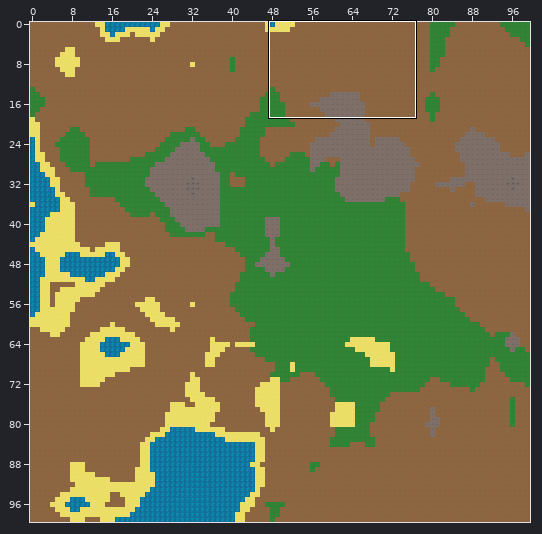
Two states of a Tiled map, Graphics/Tileset/map.tmx. The picture above shows the old version from afar; the outline marks the close-up.
Close-up. The starting point:
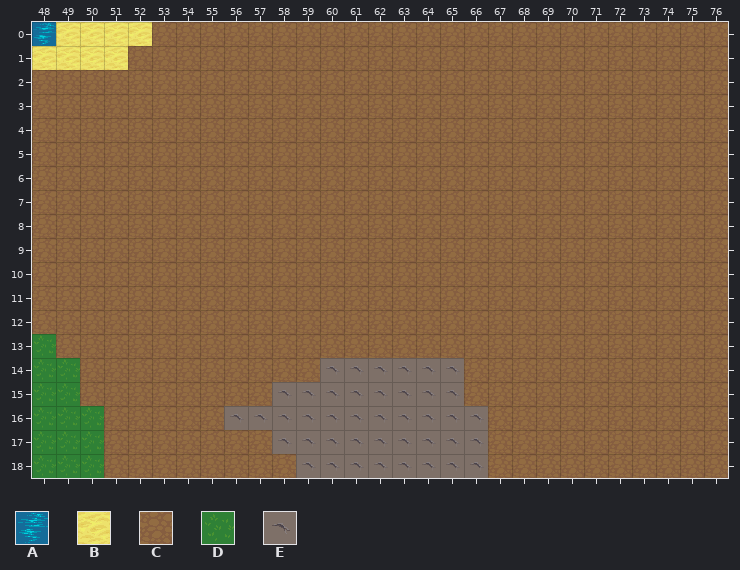
Cells are 32x32 px. Shown: x 48..76, y 0..18. The commit also changed other parts of the map, which this record leaves out.
Key: from "map": A 1, B 2, C 3, D 4, E 5.
_ is an empty cell.
Layer "Tile Layer 1" before, first column x 48:
 0 ABBBBCCCCCCCCCCCCCCCCCCCCCCCC
 1 BBBBCCCCCCCCCCCCCCCCCCCCCCCCC
 2 CCCCCCCCCCCCCCCCCCCCCCCCCCCCC
 3 CCCCCCCCCCCCCCCCCCCCCCCCCCCCC
 4 CCCCCCCCCCCCCCCCCCCCCCCCCCCCC
 5 CCCCCCCCCCCCCCCCCCCCCCCCCCCCC
 6 CCCCCCCCCCCCCCCCCCCCCCCCCCCCC
 7 CCCCCCCCCCCCCCCCCCCCCCCCCCCCC
 8 CCCCCCCCCCCCCCCCCCCCCCCCCCCCC
 9 CCCCCCCCCCCCCCCCCCCCCCCCCCCCC
10 CCCCCCCCCCCCCCCCCCCCCCCCCCCCC
11 CCCCCCCCCCCCCCCCCCCCCCCCCCCCC
12 CCCCCCCCCCCCCCCCCCCCCCCCCCCCC
13 DCCCCCCCCCCCCCCCCCCCCCCCCCCCC
14 DDCCCCCCCCCCEEEEEECCCCCCCCCCC
15 DDCCCCCCCCEEEEEEEECCCCCCCCCCC
16 DDDCCCCCEEEEEEEEEEECCCCCCCCCC
17 DDDCCCCCCCEEEEEEEEECCCCCCCCCC
18 DDDCCCCCCCCEEEEEEEECCCCCCCCCC
After the commit:
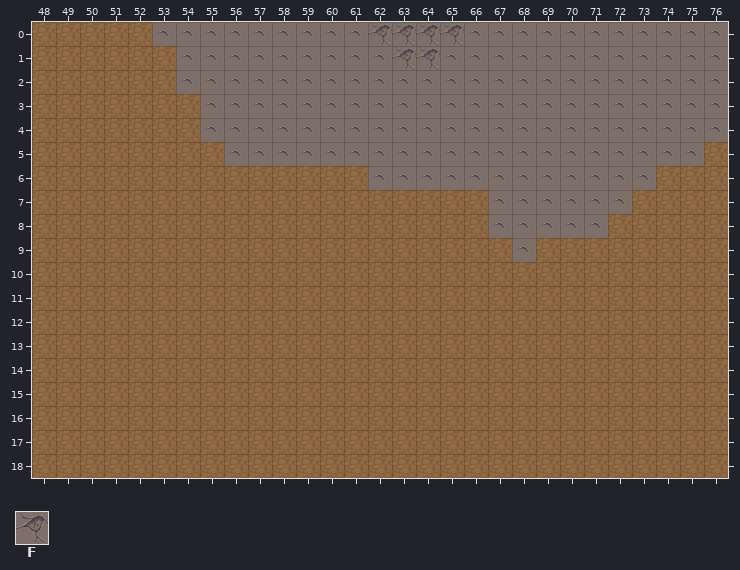
Further tiles: from "map": F 6.
What changed:
Layer "Tile Layer 1":
Tile A becomes tile C in row 0 at x 48.
Tile B becomes tile C in row 0 at x 49 to 52; in row 1 at x 48 to 51.
Tile D becomes tile C in row 13 at x 48; in rows 14 to 15 at x 48 to 49; in rows 16 to 18 at x 48 to 50.
Tile E becomes tile C in row 14 at x 60 to 65; in row 15 at x 58 to 65; in row 16 at x 56 to 66; in row 17 at x 58 to 66; in row 18 at x 59 to 66.
Tile C becomes tile E in row 0 at x 53 to 61 and 66 to 76; in row 1 at x 54 to 62 and 65 to 76; in row 2 at x 54 to 76; in rows 3 to 4 at x 55 to 76; in row 5 at x 56 to 75; in row 6 at x 62 to 73.
Tile C becomes tile E in row 7 at x 67 to 72; in row 8 at x 67 to 71; in row 9 at x 68.
Tile C becomes tile F in row 0 at x 62 to 65; in row 1 at x 63 to 64.
